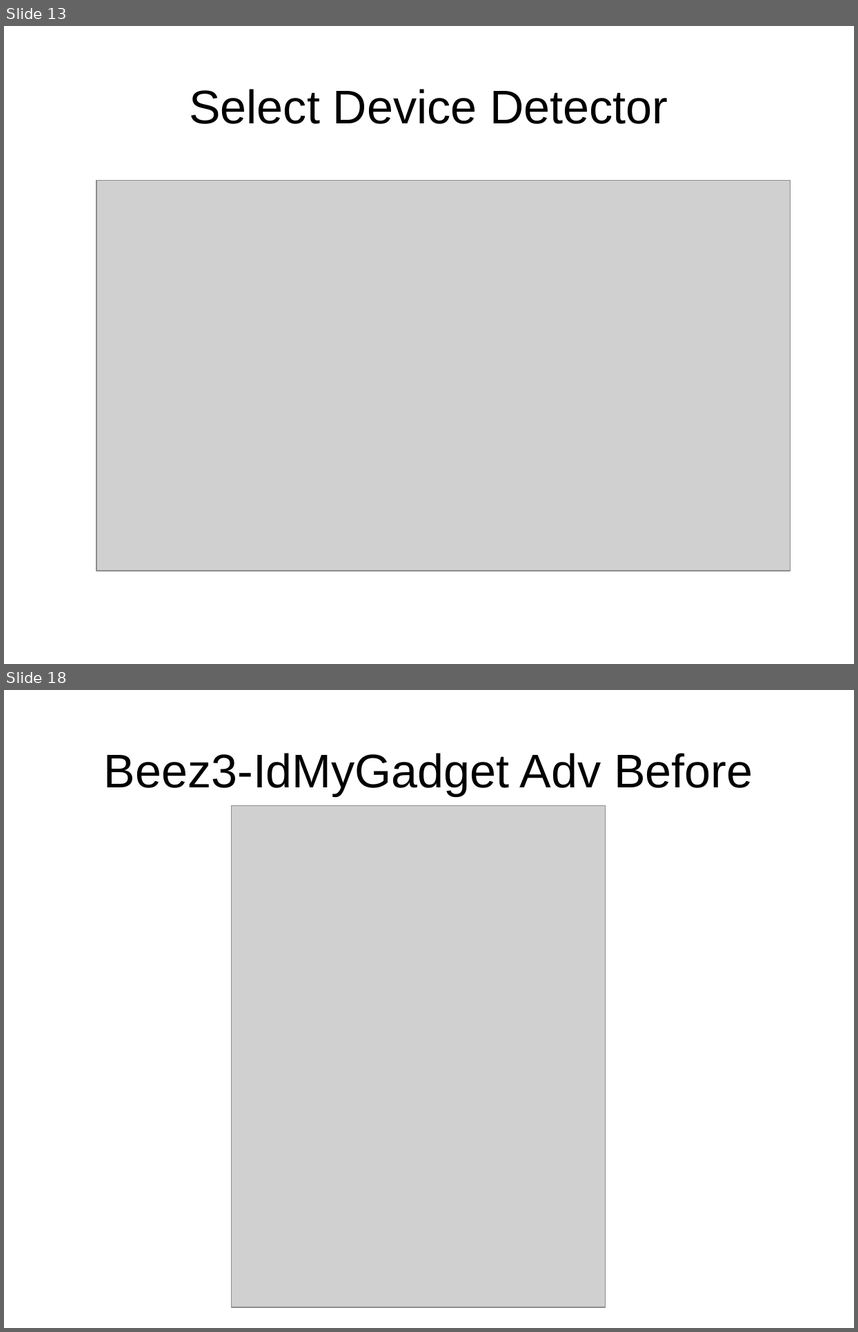
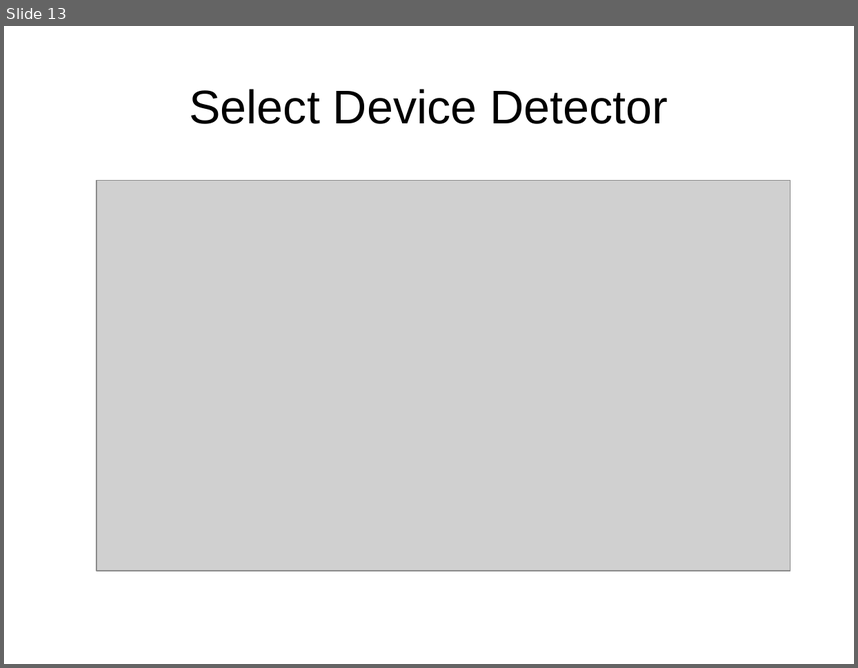
Before and after one commit to tomwhartung/jmws_accoutrements, a slide deck: presentations/2016_04-AWD_in_PHP_CMSes/AWD_in_PHP_CMSes-slides.odp. Shown one above the other, each under a label of ours: slides 13 and 18 before the commit, slide 13 after it; the slides between them are not shown. The pictures are 858x1332 and 858x668 pixels, drawn with LibreOffice and Linux fonts; fonts in the diff are those of the drawing; grey boxes stand for pictures. Boxes give left, top, right and bottom in pixels: in the first picture for what was removed or moved away, otherwise in the second. Text is boxed around its words. In the diff, an @@ line names an element or a change of style, - is before the commit and + after.

```diff
--- a/presentations/2016_04-AWD_in_PHP_CMSes/AWD_in_PHP_CMSes-slides.odp
+++ b/presentations/2016_04-AWD_in_PHP_CMSes/AWD_in_PHP_CMSes-slides.odp
@@ slide 18 removed at <box>4,690,854,1328</box>, background #FFFFFF @@
@@ title removed at <box>104,753,753,796</box> @@
-Beez3-IdMyGadget Adv Before
@@ picture removed at <box>232,806,606,1307</box> @@
```
Also in this commit, not shown: 1 slide changed, 33 other slides removed.
